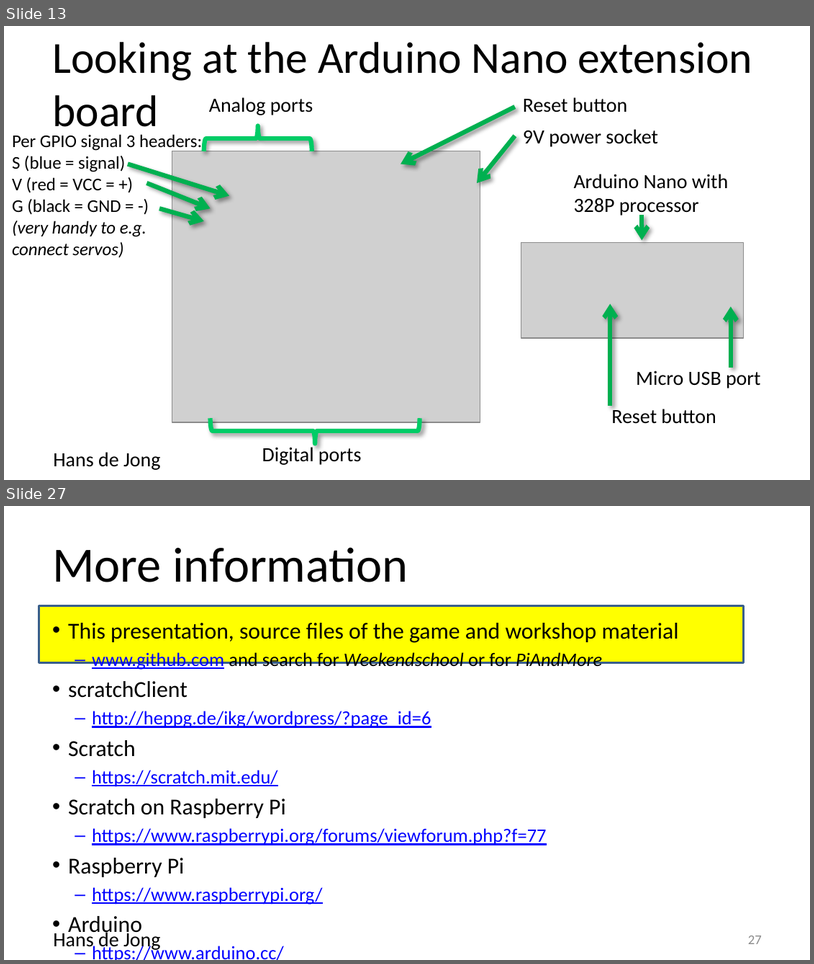
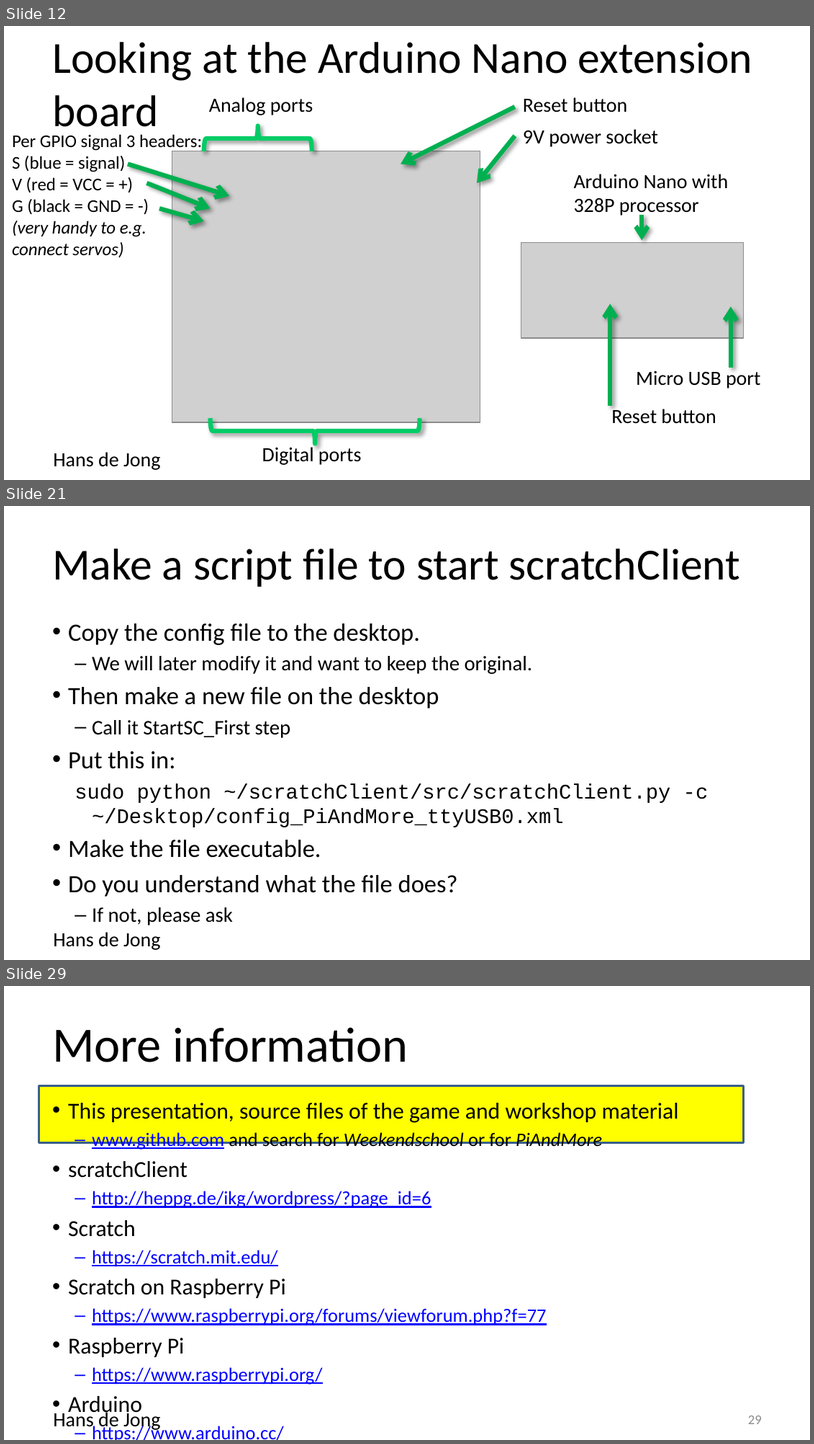
Before and after one commit to hansdejongehv/Weekendschool-PiAndMore, a slide deck: PiAndMore/Part-1--Breadboard/PiAndMore workshop physical computing with Arduino - part 1 - Breadboard v0.1.pptx. Shown one above the other, each under a label of ours: slides 13 and 27 before the commit, slides 12, 21 and 29 after it; the slides between them are not shown. The pictures are 814x964 and 814x1444 pixels, drawn with LibreOffice and Linux fonts; fonts in the diff are those of the drawing; grey boxes stand for pictures; background and template pictures are left out. Boxes give left, top, right and bottom in pixels: in the first picture for what was removed or moved away, otherwise in the second. Text is boxed around its words. In the diff, an @@ line names an element or a change of style, - is before the commit and + after.

```diff
--- a/PiAndMore/Part-1--Breadboard/PiAndMore workshop physical computing with Arduino - part 1 - Breadboard v0.1.pptx
+++ b/PiAndMore/Part-1--Breadboard/PiAndMore workshop physical computing with Arduino - part 1 - Breadboard v0.1.pptx
@@ slide 21 added at (4,506,810,960), background #FFFFFF; not listed: 1 template element that a slide beside it also shows @@
@@ title added at (52,548,741,587), 39.6 pt, text #000000 @@
+Make a script file to start scratchClient
@@ text added at (68,623,709,922), 18.5 pt, text #000000 @@
+• Copy the config file to the desktop.
+  – We will later modify it and want to keep the original.
+• Then make a new file on the desktop
+  – Call it StartSC_First step
+• Put this in:
+  sudo python ~/scratchClient/src/scratchClient.py -c ~/Desktop/config_PiAndMore_ttyUSB0.xml
+• Make the file executable.
+• Do you understand what the file does?
+  – If not, please ask
@@ what was slide 13 is now slide 12 @@
@@ what was slide 27 is now slide 29 @@
@@ page number at (748,1415,762,1424): text changed @@
-27
+29
```
Also in this commit, not shown: 9 slides changed, 8 other slides added, 7 slides removed, 3 other files.
